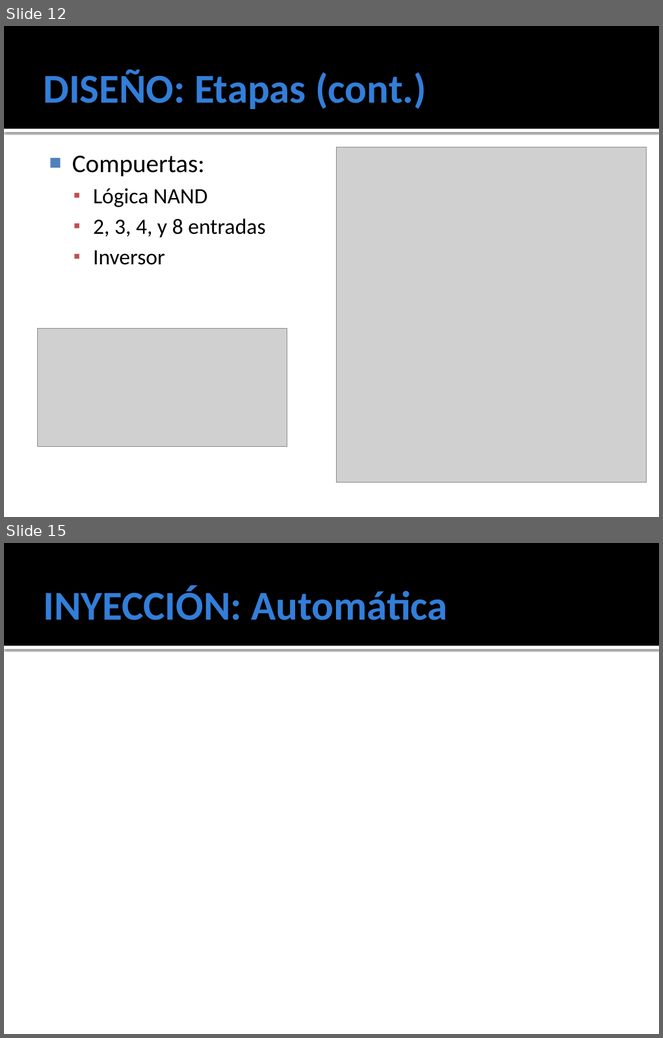
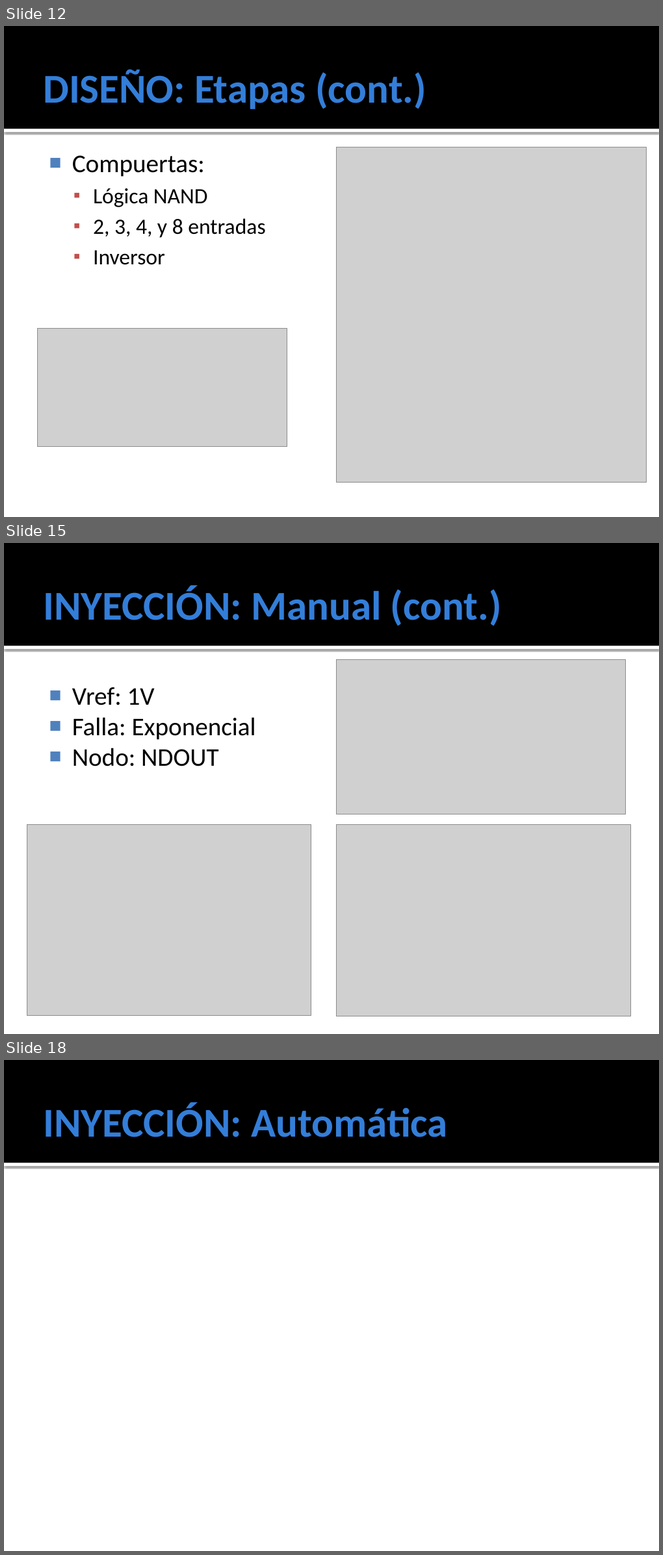
Before and after one commit to ginotkj/fiocs, a slide deck: Documentation/Documentacion/PRESENTACION_FACU.pptx. Shown one above the other, each under a label of ours: slides 12 and 15 before the commit, slides 12, 15 and 18 after it; the slides between them are not shown. The pictures are 663x1038 and 663x1555 pixels, drawn with LibreOffice and Linux fonts; fonts in the diff are those of the drawing; grey boxes stand for pictures. Boxes give left, top, right and bottom in pixels: in the first picture for what was removed or moved away, otherwise in the second. Text is boxed around its words. In the diff, an @@ line names an element or a change of style, - is before the commit and + after.

```diff
--- a/Documentation/Documentacion/PRESENTACION_FACU.pptx
+++ b/Documentation/Documentacion/PRESENTACION_FACU.pptx
@@ slide 15 added at [4, 543, 659, 1034], background #FFFFFF; not listed: 2 template elements that a slide beside it also shows @@
@@ title added at [43, 585, 502, 626], 45 pt, text #337ED9, bold @@
+INYECCIÓN: Manual (cont.)
@@ picture added at [337, 659, 626, 814] @@
@@ text added at [72, 687, 256, 767], 28 pt, text #000000 @@
+■ Vref: 1V
+■ Falla: Exponencial
+■ Nodo: NDOUT
@@ picture added at [27, 824, 311, 1016] @@
@@ picture added at [337, 824, 631, 1016] @@
@@ what was slide 15 is now slide 18 @@
```
Also in this commit, not shown: 3 slides changed, 3 other slides added, 1 slide removed.
